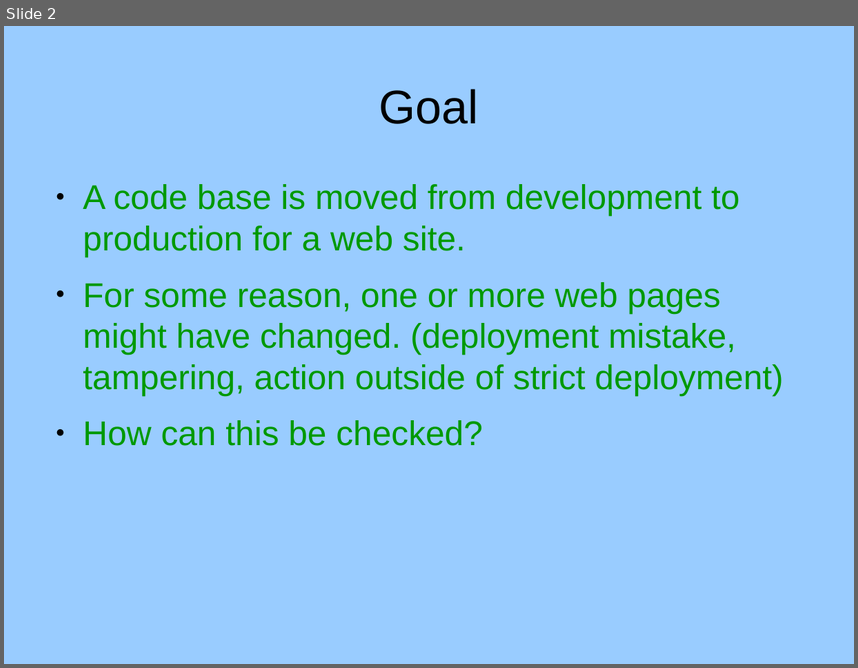
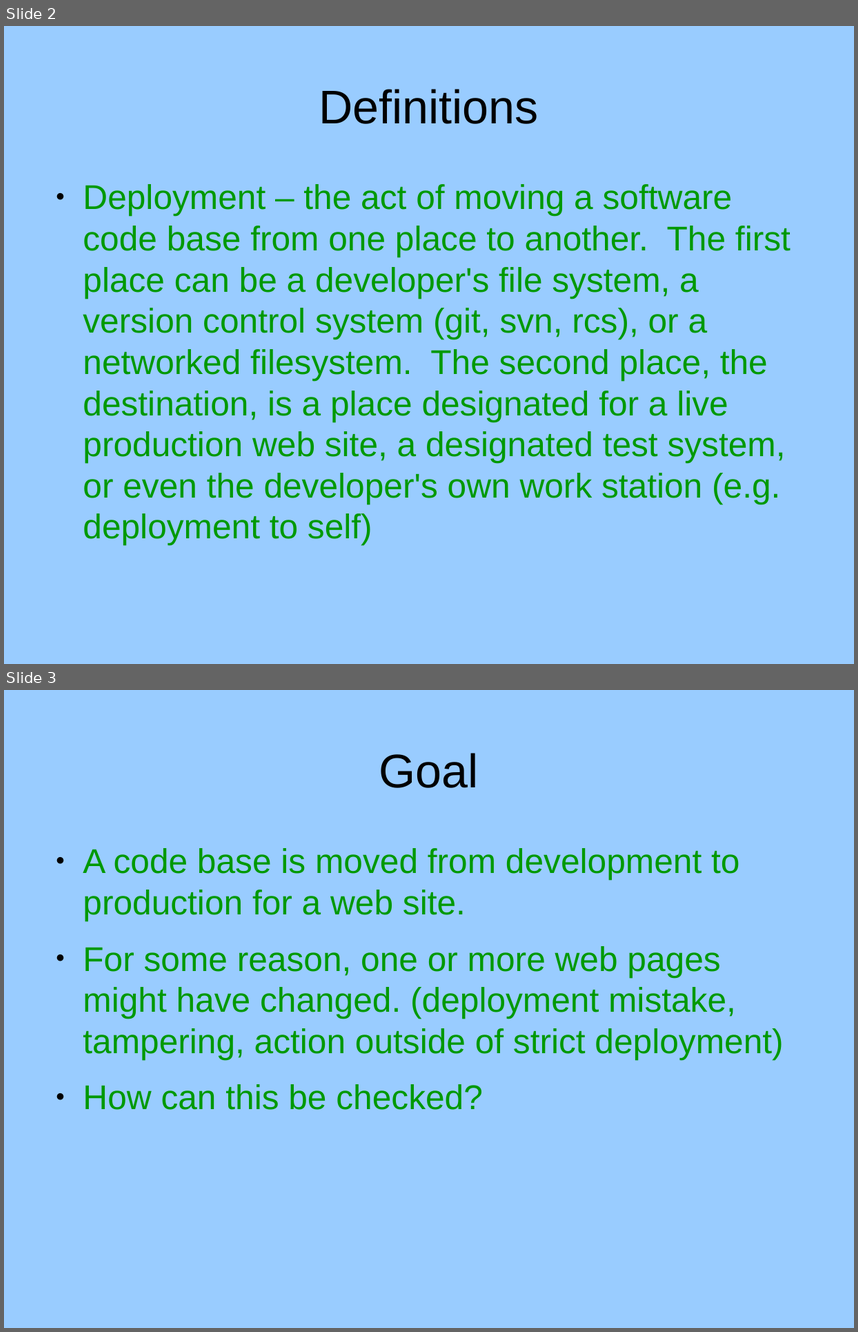
Before and after one commit to RaymondByczko/git-php-rewrite, a slide deck: docs/powerpoint.odp. Shown one above the other, each under a label of ours: slide 2 before the commit, slides 2 and 3 after it. The pictures are 858x668 and 858x1332 pixels, drawn with LibreOffice and Linux fonts; fonts in the diff are those of the drawing. Boxes give left, top, right and bottom in pixels: in the first picture for what was removed or moved away, otherwise in the second. Text is boxed around its words. In the diff, an @@ line names an element or a change of style, - is before the commit and + after.

```diff
--- a/docs/powerpoint.odp
+++ b/docs/powerpoint.odp
@@ slide 2 added at (x1=4, y1=26, x2=854, y2=664), background #99CCFF @@
@@ title added at (x1=319, y1=89, x2=539, y2=124), 44 pt, text #000000 @@
+Definitions
@@ text added at (x1=83, y1=184, x2=791, y2=545), 32 pt, text #009900 @@
+● Deployment – the act of moving a software code base from one place to another. The first place can be a developer's file system, a version control system (git, svn, rcs), or a networked filesystem. The second place, the destination, is a place designated for a live production web site, a designated test system, or even the developer's own work station (e.g. deployment to self)
@@ what was slide 2 is now slide 3 @@
```
Also in this commit, not shown: 11 slides changed, 4 other slides added.
